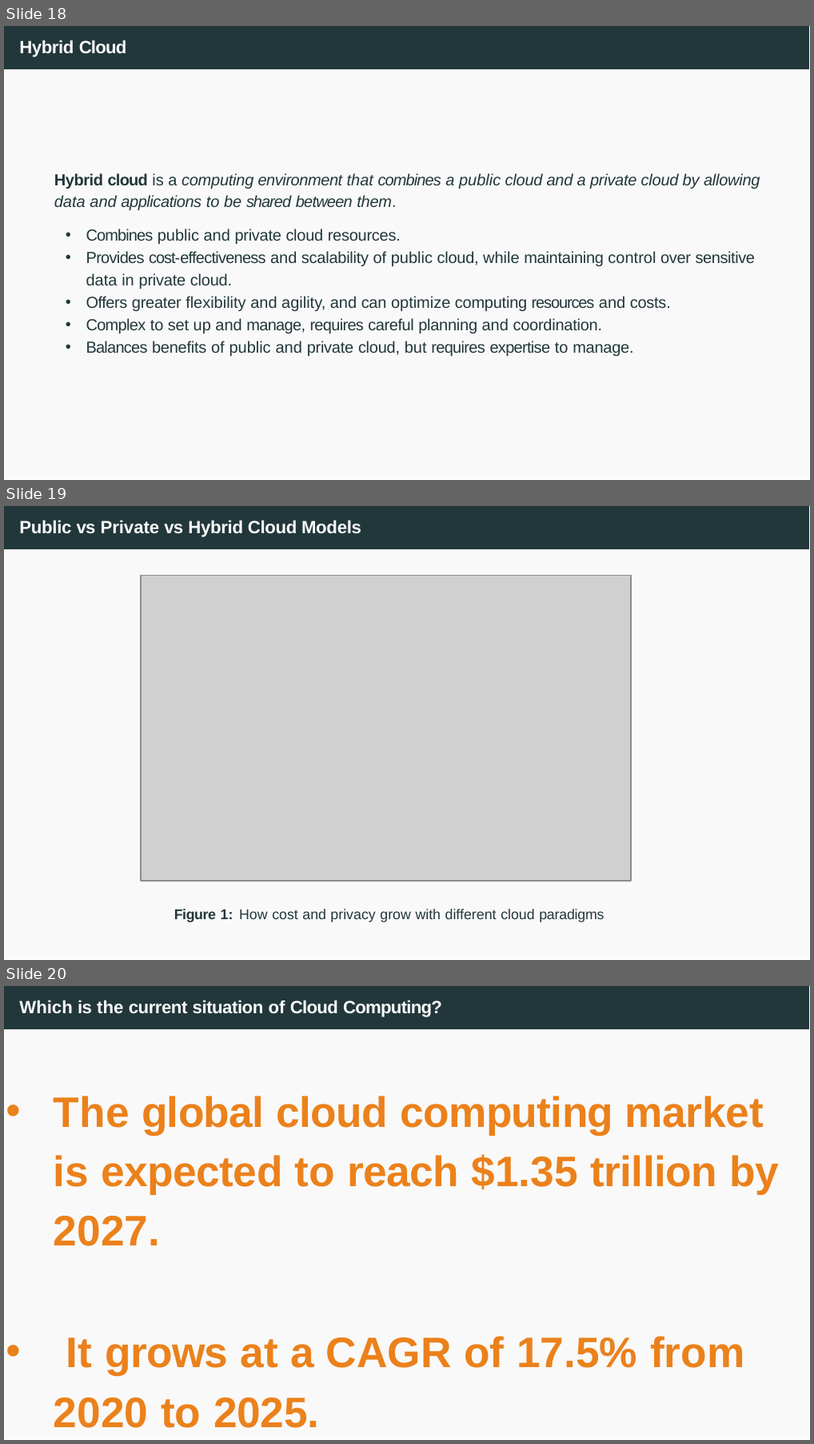
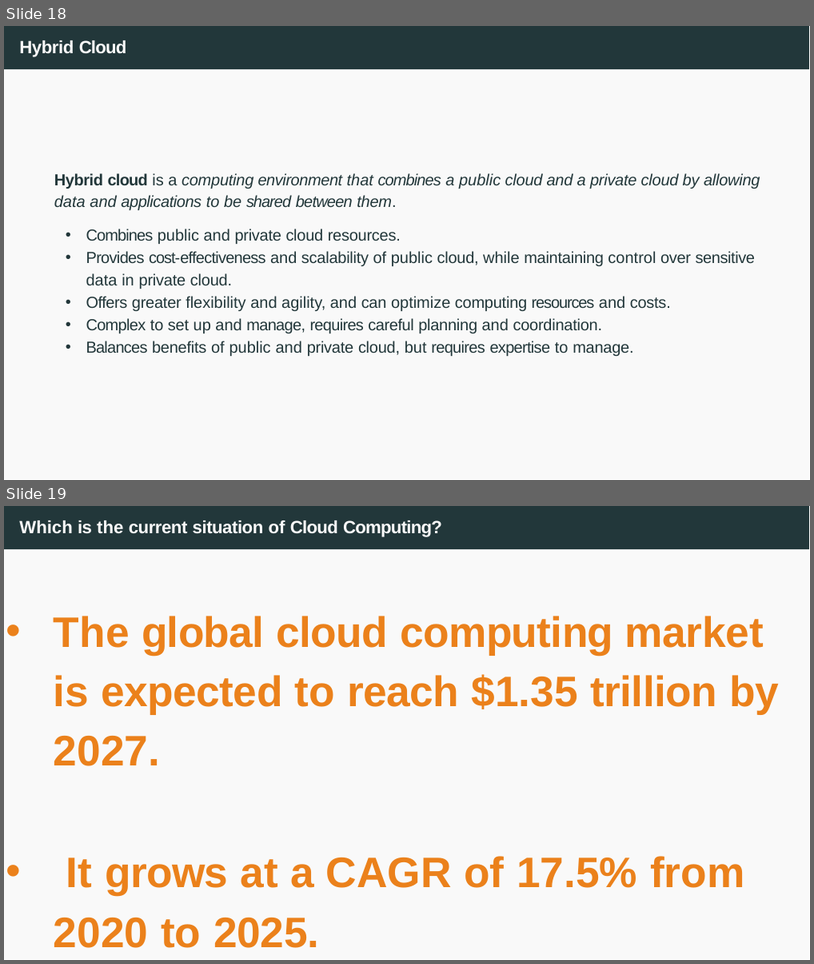
Before and after one commit to joanpaucm/HPDCB, a slide deck: src/slides/Session 1 and 2 - Introduction to Cloud Computing + Github Pages-2026.pptx. Shown one above the other, each under a label of ours: slides 18, 19 and 20 before the commit, slides 18 and 19 after it. The pictures are 814x1444 and 814x964 pixels, drawn with LibreOffice and Linux fonts; fonts in the diff are those of the drawing; grey boxes stand for pictures. Boxes give left, top, right and bottom in pixels: in the first picture for what was removed or moved away, otherwise in the second. Text is boxed around its words. In the diff, an @@ line names an element or a change of style, - is before the commit and + after.

```diff
--- a/src/slides/Session 1 and 2 - Introduction to Cloud Computing + Github Pages-2026.pptx
+++ b/src/slides/Session 1 and 2 - Introduction to Cloud Computing + Github Pages-2026.pptx
@@ slide 19 removed at (x1=4, y1=506, x2=810, y2=960), background #FFFFFF; not listed: 2 template elements that a slide beside it also shows @@
@@ text removed at (x1=19, y1=520, x2=362, y2=537) @@
-Public vs Private vs Hybrid Cloud Models
@@ picture removed at (x1=141, y1=575, x2=630, y2=880) @@
@@ text removed at (x1=174, y1=908, x2=604, y2=922) @@
-Figure 1: How cost and privacy grow with different cloud paradigms
@@ what was slide 20 is now slide 19 @@
```
Also in this commit, not shown: 1 slide changed, 3 other files.
